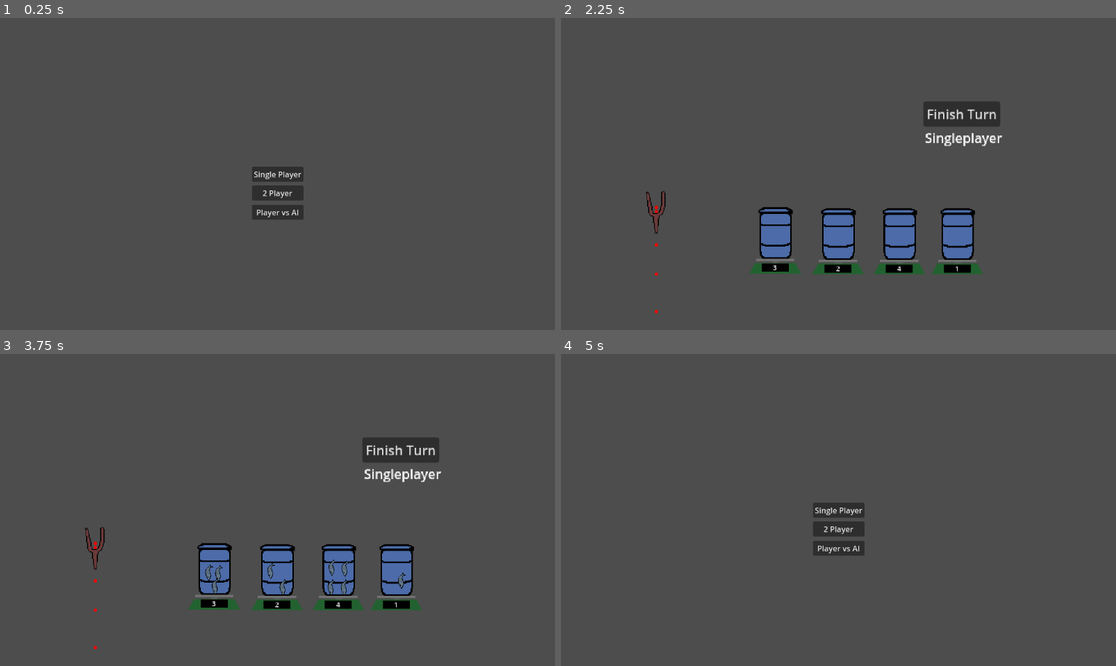
Above: before the commit, frames 1-4 (two rows, left to right).
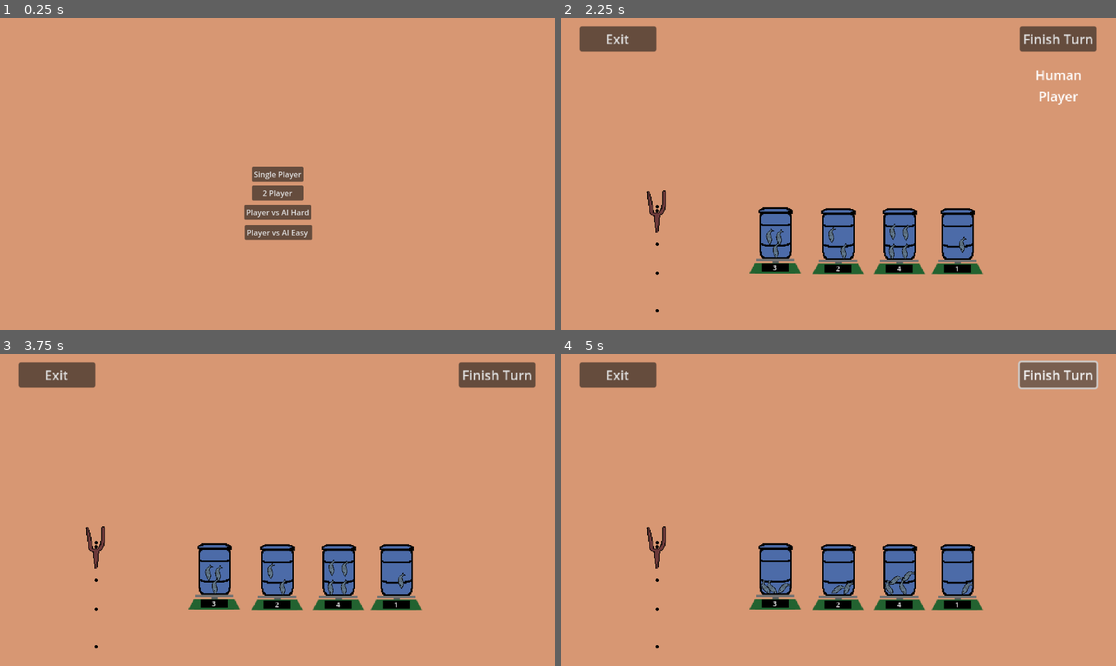
Above: after the commit, the same moments.

Repository: unniisme/fish-in-the-barrel
Game: Godot game, scene res://scenes/GUI/MainMenu.tscn
Two runs of this game, one before a commit and one after it. Both use one fixed random seed, a clock stepped at 60 frames per second and the inputs below.
Inputs (mouse positions are in pixels of both pictures, inside the frame that each line leads up to):
- Up to frame 1 (0.25 s): no input
- Up to frame 2 (2.25 s): click (838, 211) at 0.5 s, where only the run before the commit has a clickable "Player vs AI"; click "Finish Turn" at 1.25 s; click (838, 211) at 2 s, where only the run after the commit has a clickable "Player vs AI Hard"
- Up to frame 3 (3.75 s): click "Finish Turn" at 2.75 s; click "Single Player" at 3.5 s
- Up to frame 4 (5 s): click "Finish Turn" at 4.25 s

The runs differ from the first frame. In frame 1, 99% of the frame differs, in the area x 0-100%, y 0-100%; in frame 2, 94%; in frame 3, 93%; in frame 4, 99%.
Error after the commit: Invalid call. Nonexistent function 'update_problem' in base 'Control'. (res://scripts/BarrelManager.gd:59)

Commit message:
Added multiple levels of ai difficulty

Diff:
--- a/Fish-in-the-barrel/project.godot
+++ b/Fish-in-the-barrel/project.godot
@@ -42,3 +42,4 @@
 
 renderer/rendering_method="gl_compatibility"
 renderer/rendering_method.mobile="gl_compatibility"
+environment/defaults/default_clear_color=Color(0.843183, 0.592081, 0.450889, 1)
--- a/Fish-in-the-barrel/scenes/1_player_level.tscn
+++ b/Fish-in-the-barrel/scenes/1_player_level.tscn
@@ -1,14 +1,16 @@
-[gd_scene load_steps=5 format=3 uid="uid://rv2jt4soaanr"]
+[gd_scene load_steps=6 format=3 uid="uid://rv2jt4soaanr"]
 
 [ext_resource type="PackedScene" uid="uid://cwahg2drhcb5t" path="res://scenes/prefabs/managed_instance.tscn" id="1_8yj2x"]
 [ext_resource type="Script" path="res://scripts/BarrelManager.gd" id="2_sikug"]
 [ext_resource type="PackedScene" uid="uid://d3cp2anhi7fll" path="res://scenes/actors/barrel.tscn" id="3_6v651"]
 [ext_resource type="PackedScene" uid="uid://cden31s011sea" path="res://scenes/actors/fish.tscn" id="4_l0d0q"]
+[ext_resource type="PackedScene" uid="uid://s2neidorv43e" path="res://scenes/actors/slingshot.tscn" id="5_6jksl"]
 
 [node name="1PlayerLevel" type="Node2D"]
 texture_filter = 1
 
 [node name="Manager" parent="." instance=ExtResource("1_8yj2x")]
+script = null
 
 [node name="BarrelManager" type="Node2D" parent="Manager"]
 script = ExtResource("2_sikug")
@@ -24,6 +26,9 @@
 
 [node name="Barrel4" parent="Manager/BarrelManager" instance=ExtResource("3_6v651")]
 position = Vector2(224, 1)
+
+[node name="Slingshot" parent="Manager" instance=ExtResource("5_6jksl")]
+position = Vector2(-144, -32)
 
 [node name="Camera2D" type="Camera2D" parent="."]
 position = Vector2(78, -72)
--- a/Fish-in-the-barrel/scenes/2_player_level.tscn
+++ b/Fish-in-the-barrel/scenes/2_player_level.tscn
@@ -1,9 +1,10 @@
-[gd_scene load_steps=5 format=3 uid="uid://blnqponwtw7dy"]
+[gd_scene load_steps=6 format=3 uid="uid://blnqponwtw7dy"]
 
 [ext_resource type="PackedScene" uid="uid://cwahg2drhcb5t" path="res://scenes/prefabs/managed_instance.tscn" id="2_3pwkb"]
 [ext_resource type="Script" path="res://scripts/BarrelManager.gd" id="2_vkxyp"]
 [ext_resource type="PackedScene" uid="uid://d3cp2anhi7fll" path="res://scenes/actors/barrel.tscn" id="3_4c2et"]
 [ext_resource type="PackedScene" uid="uid://cden31s011sea" path="res://scenes/actors/fish.tscn" id="5_3ebvd"]
+[ext_resource type="PackedScene" uid="uid://s2neidorv43e" path="res://scenes/actors/slingshot.tscn" id="5_runjj"]
 
 [node name="1PlayerLevel" type="Node2D"]
 texture_filter = 1
@@ -61,3 +62,6 @@
 
 [node name="fish10" parent="Starting Fishes" instance=ExtResource("5_3ebvd")]
 position = Vector2(230, 2)
+
+[node name="Slingshot" parent="." instance=ExtResource("5_runjj")]
+position = Vector2(-144, -32)
--- a/Fish-in-the-barrel/scenes/GUI/MainMenu.tscn
+++ b/Fish-in-the-barrel/scenes/GUI/MainMenu.tscn
@@ -47,7 +47,7 @@
 script = ExtResource("1_qa8cn")
 scene = "res://scenes/2_player_level.tscn"
 
-[node name="pve" type="Button" parent="."]
+[node name="pve_hard" type="Button" parent="."]
 layout_mode = 1
 anchors_preset = 8
 anchor_left = 0.5
@@ -60,9 +60,26 @@
 offset_bottom = 95.0
 grow_horizontal = 2
 grow_vertical = 2
-text = "Player vs AI"
+text = "Player vs AI Hard"
 script = ExtResource("1_qa8cn")
 scene = "res://scenes/ai_level_hard.tscn"
+
+[node name="pve2_easy" type="Button" parent="."]
+layout_mode = 1
+anchors_preset = 8
+anchor_left = 0.5
+anchor_top = 0.5
+anchor_right = 0.5
+anchor_bottom = 0.5
+offset_left = -52.0
+offset_top = 106.0
+offset_right = 55.0
+offset_bottom = 137.0
+grow_horizontal = 2
+grow_vertical = 2
+text = "Player vs AI Easy "
+script = ExtResource("1_qa8cn")
+scene = "res://scenes/ai_level_easy.tscn"
 
 [node name="message" type="Label" parent="."]
 layout_mode = 1
--- a/Fish-in-the-barrel/scenes/actors/sling_shot_ai.tscn
+++ b/Fish-in-the-barrel/scenes/actors/sling_shot_ai.tscn
@@ -1,6 +1,6 @@
 [gd_scene load_steps=2 format=3 uid="uid://daqbfpbt5crtd"]
 
-[ext_resource type="Script" path="res://scenes/actors/sling_shot_ai.gd" id="1_y7m2s"]
+[ext_resource type="Script" path="res://scripts/Agents/sling_shot_ai.gd" id="1_y7m2s"]
 
 [node name="SlingShotAI" type="Node2D"]
 script = ExtResource("1_y7m2s")
--- a/Fish-in-the-barrel/scenes/actors/slingshot.gd
+++ b/Fish-in-the-barrel/scenes/actors/slingshot.gd
@@ -5,6 +5,7 @@
 var fishScene = load("res://scenes/actors/fish.tscn")
 
 var focusing = false
+var take_input = true
 var mouse_pos = Vector2(0,0)
 var shoot_velocity = Vector2(0,0)
 
@@ -21,16 +22,16 @@
 
 
 func _physics_process(delta):
-	if focusing:
+	if focusing and take_input:
 		_update_mouse_pos(get_local_mouse_position())
 
 		if Input.is_action_just_released("Sling"):
 
-			shoot(shoot_velocity)
+			shoot()
 
 			focusing = false
 
-func shoot(shoot_velocity : Vector2):
+func shoot():
 	var fish_instance : RigidBody2D = fishScene.instantiate()
 	add_child(fish_instance)
 	fish_instance.linear_velocity = shoot_velocity
@@ -58,4 +59,4 @@
 		var t = i * time_gap
 		var pos = (0.5 * g_vector * t * t + shoot_velocity * t)/g
 
-		draw_circle(pos, 2, Color.RED)
+		draw_circle(pos, 2, Color.BLACK)
--- /dev/null
+++ b/Fish-in-the-barrel/scenes/ai_level_easy.tscn
@@ -0,0 +1,71 @@
+[gd_scene load_steps=6 format=3 uid="uid://1k4vl7hnoqw6"]
+
+[ext_resource type="PackedScene" uid="uid://cwahg2drhcb5t" path="res://scenes/prefabs/managed_instance.tscn" id="1_uyify"]
+[ext_resource type="Script" path="res://scripts/BarrelManager.gd" id="2_kvpvd"]
+[ext_resource type="PackedScene" uid="uid://d3cp2anhi7fll" path="res://scenes/actors/barrel.tscn" id="3_ijenk"]
+[ext_resource type="PackedScene" uid="uid://s2neidorv43e" path="res://scenes/actors/slingshot.tscn" id="4_pnpko"]
+[ext_resource type="PackedScene" uid="uid://cden31s011sea" path="res://scenes/actors/fish.tscn" id="5_lgj17"]
+
+[node name="1PlayerLevel" type="Node2D"]
+texture_filter = 1
+
+[node name="Manager" parent="." instance=ExtResource("1_uyify")]
+gameMode = 1
+chance_agent_p_choose = 0.765
+chance_agent_p_add = 0.705
+slingshot_agent_temparature_x = 0.233
+slingshot_agent_temparature_y = 0.174
+
+[node name="BarrelManager" type="Node2D" parent="Manager"]
+script = ExtResource("2_kvpvd")
+
+[node name="Barrel" parent="Manager/BarrelManager" instance=ExtResource("3_ijenk")]
+position = Vector2(1, 0)
+
+[node name="Barrel2" parent="Manager/BarrelManager" instance=ExtResource("3_ijenk")]
+position = Vector2(78, 1)
+
+[node name="Barrel3" parent="Manager/BarrelManager" instance=ExtResource("3_ijenk")]
+position = Vector2(153, 1)
+
+[node name="Barrel4" parent="Manager/BarrelManager" instance=ExtResource("3_ijenk")]
+position = Vector2(224, 1)
+
+[node name="Slingshot" parent="Manager" instance=ExtResource("4_pnpko")]
+position = Vector2(-144, -32)
+
+[node name="Camera2D" type="Camera2D" parent="."]
+position = Vector2(78, -72)
+zoom = Vector2(1.695, 1.695)
+
+[node name="Starting Fishes" type="Node2D" parent="."]
+
+[node name="fish" parent="Starting Fishes" instance=ExtResource("5_lgj17")]
+position = Vector2(-6, -8)
+
+[node name="fish2" parent="Starting Fishes" instance=ExtResource("5_lgj17")]
+position = Vector2(6, -7)
+
+[node name="fish3" parent="Starting Fishes" instance=ExtResource("5_lgj17")]
+position = Vector2(2, 15)
+
+[node name="fish4" parent="Starting Fishes" instance=ExtResource("5_lgj17")]
+position = Vector2(70, -10)
+
+[node name="fish5" parent="Starting Fishes" instance=ExtResource("5_lgj17")]
+position = Vector2(85, 15)
+
+[node name="fish6" parent="Starting Fishes" instance=ExtResource("5_lgj17")]
+position = Vector2(145, -14)
+
+[node name="fish7" parent="Starting Fishes" instance=ExtResource("5_lgj17")]
+position = Vector2(161, -13)
+
+[node name="fish8" parent="Starting Fishes" instance=ExtResource("5_lgj17")]
+position = Vector2(144, 14)
+
+[node name="fish9" parent="Starting Fishes" instance=ExtResource("5_lgj17")]
+position = Vector2(160, 14)
+
+[node name="fish10" parent="Starting Fishes" instance=ExtResource("5_lgj17")]
+position = Vector2(230, 2)
--- a/Fish-in-the-barrel/scenes/ai_level_hard.tscn
+++ b/Fish-in-the-barrel/scenes/ai_level_hard.tscn
@@ -1,12 +1,34 @@
-[gd_scene load_steps=5 format=3 uid="uid://dlvduirvifimg"]
+[gd_scene load_steps=6 format=3 uid="uid://dlvduirvifimg"]
 
 [ext_resource type="PackedScene" uid="uid://cwahg2drhcb5t" path="res://scenes/prefabs/managed_instance.tscn" id="2_7no3f"]
 [ext_resource type="Script" path="res://scripts/BarrelManager.gd" id="2_rmby1"]
 [ext_resource type="PackedScene" uid="uid://d3cp2anhi7fll" path="res://scenes/actors/barrel.tscn" id="3_oyisj"]
+[ext_resource type="PackedScene" uid="uid://s2neidorv43e" path="res://scenes/actors/slingshot.tscn" id="5_fy8uw"]
 [ext_resource type="PackedScene" uid="uid://cden31s011sea" path="res://scenes/actors/fish.tscn" id="5_nin11"]
 
 [node name="1PlayerLevel" type="Node2D"]
 texture_filter = 1
+
+[node name="Manager" parent="." instance=ExtResource("2_7no3f")]
+gameMode = 1
+
+[node name="BarrelManager" type="Node2D" parent="Manager"]
+script = ExtResource("2_rmby1")
+
+[node name="Barrel" parent="Manager/BarrelManager" instance=ExtResource("3_oyisj")]
+position = Vector2(1, 0)
+
+[node name="Barrel2" parent="Manager/BarrelManager" instance=ExtResource("3_oyisj")]
+position = Vector2(78, 1)
+
+[node name="Barrel3" parent="Manager/BarrelManager" instance=ExtResource("3_oyisj")]
+position = Vector2(153, 1)
+
+[node name="Barrel4" parent="Manager/BarrelManager" instance=ExtResource("3_oyisj")]
+position = Vector2(224, 1)
+
+[node name="Slingshot" parent="Manager" instance=ExtResource("5_fy8uw")]
+position = Vector2(-144, -32)
 
 [node name="Camera2D" type="Camera2D" parent="."]
 position = Vector2(78, -72)
@@ -43,20 +65,3 @@
 
 [node name="fish10" parent="Starting Fishes" instance=ExtResource("5_nin11")]
 position = Vector2(230, 2)
-
-[node name="Manager" parent="." instance=ExtResource("2_7no3f")]
-
-[node name="BarrelManager" type="Node2D" parent="Manager"]
-script = ExtResource("2_rmby1")
-
-[node name="Barrel" parent="Manager/BarrelManager" instance=ExtResource("3_oyisj")]
-position = Vector2(1, 0)
-
-[node name="Barrel2" parent="Manager/BarrelManager" instance=ExtResource("3_oyisj")]
-position = Vector2(78, 1)
-
-[node name="Barrel3" parent="Manager/BarrelManager" instance=ExtResource("3_oyisj")]
-position = Vector2(153, 1)
-
-[node name="Barrel4" parent="Manager/BarrelManager" instance=ExtResource("3_oyisj")]
-position = Vector2(224, 1)
--- a/Fish-in-the-barrel/scenes/prefabs/managed_instance.tscn
+++ b/Fish-in-the-barrel/scenes/prefabs/managed_instance.tscn
@@ -1,7 +1,7 @@
 [gd_scene load_steps=3 format=3 uid="uid://cwahg2drhcb5t"]
 
 [ext_resource type="Script" path="res://scripts/GameManger.gd" id="1_dy4ol"]
-[ext_resource type="PackedScene" uid="uid://s2neidorv43e" path="res://scenes/actors/slingshot.tscn" id="2_seix4"]
+[ext_resource type="Script" path="res://scenes/GUI/load_level.gd" id="2_vfr1w"]
 
 [node name="Manger" type="Control"]
 layout_mode = 3
@@ -14,23 +14,34 @@
 anchors_preset = 1
 anchor_left = 1.0
 anchor_right = 1.0
-offset_left = 182.0
-offset_top = -161.0
-offset_right = 276.0
-offset_bottom = -130.0
+offset_left = 300.0
+offset_top = -253.0
+offset_right = 394.0
+offset_bottom = -222.0
 grow_horizontal = 0
 text = "Finish Turn"
 
+[node name="Exit Button" type="Button" parent="."]
+layout_mode = 1
+anchors_preset = 1
+anchor_left = 1.0
+anchor_right = 1.0
+offset_left = -239.0
+offset_top = -253.0
+offset_right = -145.0
+offset_bottom = -222.0
+grow_horizontal = 0
+text = "Exit"
+script = ExtResource("2_vfr1w")
+scene = "res://scenes/GUI/MainMenu.tscn"
+
 [node name="PlayerInfo" type="Label" parent="."]
 layout_mode = 0
-offset_left = 211.0
-offset_top = -128.0
-offset_right = 251.0
-offset_bottom = -105.0
+offset_left = 327.0
+offset_top = -205.0
+offset_right = 367.0
+offset_bottom = -182.0
 horizontal_alignment = 1
 autowrap_mode = 2
 
-[node name="Slingshot" parent="." instance=ExtResource("2_seix4")]
-position = Vector2(-145, -31)
-
 [connection signal="button_down" from="Turn Button" to="." method="_end_move"]
--- a/Fish-in-the-barrel/scenes/actors/sling_shot_ai.gd
+++ b/Fish-in-the-barrel/scripts/Agents/sling_shot_ai.gd
@@ -1,6 +1,4 @@
-extends Node2D
-
-# To be necessarily attached game manager
+class_name SlingShotAgent
 
 ## Shoots slingshot into required barrel
 
@@ -11,14 +9,11 @@
 @export var max_height = 150
 @export var modifier = 1.15
 
-func _ready():
-	slingShot = get_node("../Slingshot")
-	assert(slingShot != null, "No Slingshot")
+func _init(slingShot : Slingshot, barrelManager : BarrelManager):
+	self.slingShot = slingShot
+	self.barrelManager = barrelManager
 
 	g = slingShot.g
-
-	barrelManager = get_node("../BarrelManager")
-	assert(barrelManager != null, "No BarrelManager")
 
 
 func _do_slingshot(barrel : Barrel):
--- /dev/null
+++ b/Fish-in-the-barrel/scripts/Agents/unsure_agent.gd
@@ -0,0 +1,72 @@
+class_name ChanceAgent extends Agent
+# Agent that has uncertainity in choosing barrel and deciding the number of fishes
+
+var p_choose : float
+var p_add : float
+
+func _init(problem : FishProblem, p_choose : float, p_add : float ):
+	self.problem = problem
+
+	# probability that a barrel might be chosen regardless of if it's the best move
+	self.p_choose = p_choose
+
+	# Probability that the number of fishes added is +1 or -1 from the best choice
+	# p_add/2 is probability that a fish is added,
+	# p_add/2 is the probability that a fish is subtracted
+	self.p_add = p_add
+
+# Function that returns the best move predicted by the agent
+## returns a list with one entry for each barrel. The barrel chosen to take
+## from will have entry -1. Every barrel less than it entry 0. Barrels after it
+## may have having a 0 or 1
+func get_move() -> Array[int]:
+	var outlist : Array[int] = []
+	var found_first = false
+	for barrel in problem.barrels:
+		var count = barrel.get_count()
+
+		var choose_override = _toss(self.p_choose)
+		var add_override = _toss(self.p_add)
+
+		# Add to barrel if it is odd
+		if found_first:
+			var add_value = 0
+			if count%2:
+				add_value += 1
+				if add_override:
+					if _toss(0.5):
+						add_value += 1
+					else:
+						add_value -= 1
+
+			else:
+				if add_override:
+					add_value += 1
+
+			outlist.append(add_value)
+
+		# barrel to deduct from
+		elif count%2 or (choose_override and count != 0):
+			outlist.append(-1)
+			found_first = true
+
+		# all barrels before max barrel
+		else:
+			outlist.append(0)
+
+	# If no candidate found, simply deduct from the furthest barrel
+	if not found_first:
+		var last_index = problem.n - 1
+		while last_index > 0:
+			if problem.barrels[last_index].get_count() > 0:
+				outlist[last_index] = -1
+				break
+			last_index -= 1
+
+	_asser_answer_consistency(outlist)
+	return outlist
+
+#Toss a coin with the given probability of true
+func _toss(p : float):
+
+	return randf() < p
--- /dev/null
+++ b/Fish-in-the-barrel/scripts/Agents/wobbly_sling_shot_ai.gd
@@ -0,0 +1,35 @@
+class_name ChanceSlingShotAgent extends SlingShotAgent
+
+## Shoots slingshot into required barrel
+
+var t_x : float
+var t_y : float
+
+func _init(slingShot : Slingshot, barrelManager : BarrelManager,
+			temparature_x : float, temparature_y : float):
+
+	# Uncertainity in x direction of slinshot pos
+	# 0 -> no uncertainity
+	# 1 -> x could vary be as much as half of itself
+	self.t_x = temparature_x
+	self.t_y = temparature_y
+
+	super._init(slingShot, barrelManager)
+
+
+func _do_slingshot(barrel : Barrel):
+	var uy = -sqrt(2*g*max_height)
+
+	var x = barrel.position.x
+
+	var ux = (x - slingShot.position.x) * g / (2 * uy)
+
+	var vel = Vector2(-ux * modifier, uy)
+	var pos = -vel/slingShot.force  # Mouse position calculation. Assume no cutoff for now
+
+	# Probability calculations
+	pos.x += (pos.x) * (randf() - 0.5) * self.t_x
+	pos.y += (pos.y) * (randf() - 0.5) * self.t_y
+
+	slingShot._update_mouse_pos(pos)
+	slingShot.shoot()
--- a/Fish-in-the-barrel/scripts/GameManger.gd
+++ b/Fish-in-the-barrel/scripts/GameManger.gd
@@ -11,10 +11,19 @@
 
 @export var gameMode : GAMEMODE
 
+## Only for AI gamemodes
+@export_category("AI properties")
+@export_range(0,1) var chance_agent_p_choose : float
+@export_range(0,1) var chance_agent_p_add : float
+@export_range(0,2) var slingshot_agent_temparature_x : float
+@export_range(0,2) var slingshot_agent_temparature_y : float
+
+
 @onready var barrelManager : BarrelManager = $BarrelManager
 @onready var playerInfo : Label = $PlayerInfo
 @onready var slingshot : Slingshot = $Slingshot
 var agent : Agent
+var slingShotAgent : SlingShotAgent
 
 var playing = false # true - player 0 playing. false - player 1 playing.
 var move_locked = false
@@ -24,7 +33,11 @@
 
 func _ready():
 	if gameMode == GAMEMODE.PVE:
-		agent = Agent.new(barrelManager.problem)
+		agent = ChanceAgent.new(barrelManager.problem, chance_agent_p_choose, chance_agent_p_add)
+#		slingShotAgent = SlingShotAgent.new(slingshot, barrelManager)
+		slingShotAgent = ChanceSlingShotAgent.new(slingshot, barrelManager,
+													slingshot_agent_temparature_x,
+													slingshot_agent_temparature_y)
 
 	_handle_player_action()
 
@@ -60,7 +73,8 @@
 	# Fire into each required barrel
 	for i in range(max_barrel, move.size()):
 		if move[i] > 0:
-			slingshot.shoot_to_barrel(i)
+#			slingshot.shoot_to_barrel(i)
+			slingShotAgent._do_slingshot(barrelManager.barrels[i])
 			await get_tree().create_timer(1).timeout
 
 	await get_tree().create_timer(1).timeout
Binary file added: Fish-in-the-barrel/assets/360_F_568625150_RfOnYHT05o3wI6B9ao2ZqjtQh8oVjzZ4.jpg
Not shown, added: Fish-in-the-barrel/assets/360_F_568625150_RfOnYHT05o3wI6B9ao2ZqjtQh8oVjzZ4.jpg.import
Binary file added: Fish-in-the-barrel/assets/beach.jpg
Not shown, added: Fish-in-the-barrel/assets/beach.jpg.import
